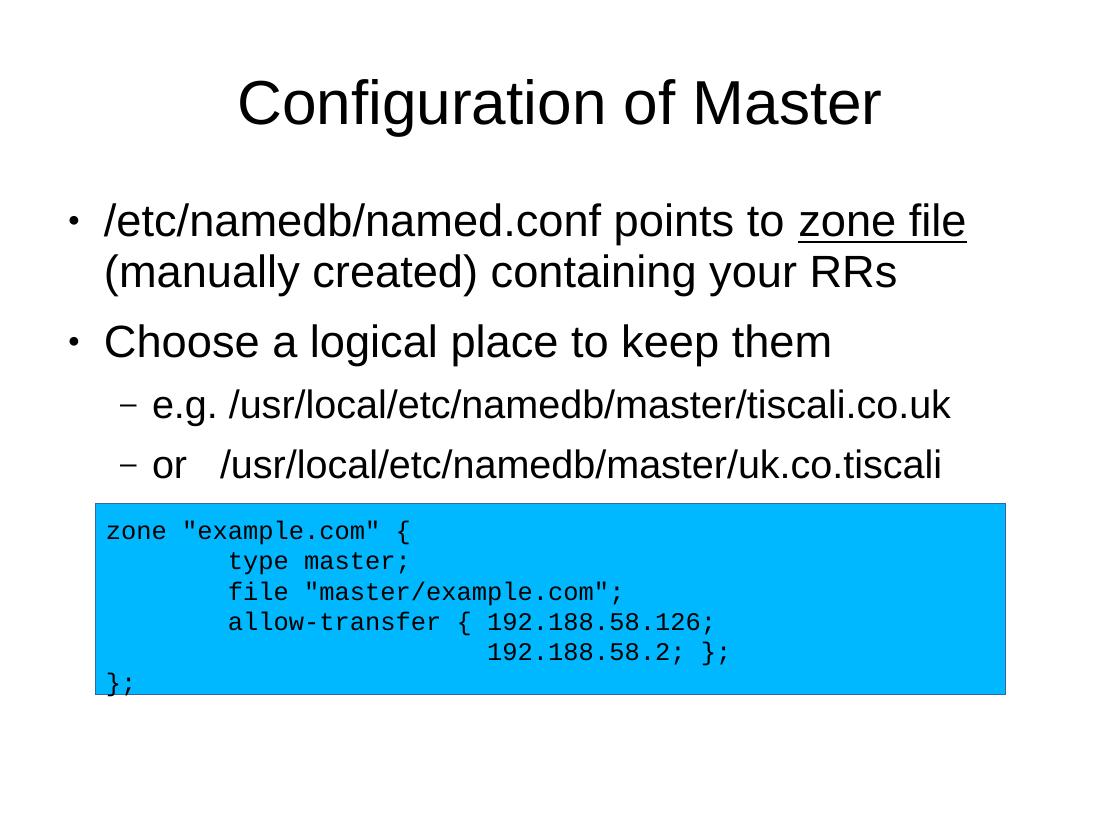
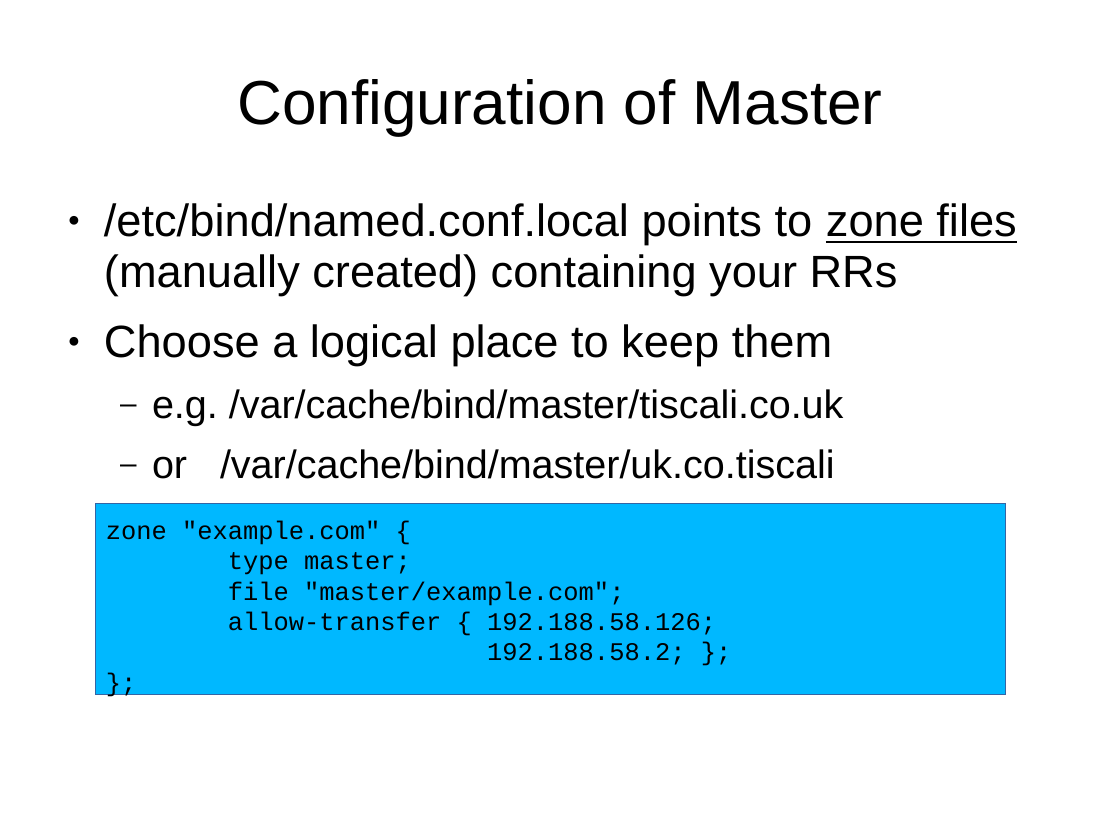
Before and after one commit to afnog/afnog.github.io, a slide deck: slide 10 of sse/dns/dns3-presentation.pptx. Drawn at 1120x840 pixels with LibreOffice and Linux fonts; fonts in the diff are those of the drawing; background and template pictures are left out. Boxes give left, top, right and bottom in pixels: in the first picture for what was removed or moved away, otherwise in the second. Text is boxed around its words. In the diff, an @@ line names an element or a change of style, - is before the commit and + after.

```diff
--- a/sse/dns/dns3-presentation.pptx
+++ b/sse/dns/dns3-presentation.pptx
@@ text at bbox=[104, 203, 1016, 295]: text changed @@
-● /etc/namedb/named.conf points to zone file (manually created) containing your RRs
+● /etc/bind/named.conf.local points to zone files (manually created) containing your RRs
@@ text at bbox=[152, 389, 844, 479]: text changed @@
-  – e.g. /usr/local/etc/namedb/master/tiscali.co.uk
-  – or /usr/local/etc/namedb/master/uk.co.tiscali
+  – e.g. /var/cache/bind/master/tiscali.co.uk
+  – or /var/cache/bind/master/uk.co.tiscali
```
Also in this commit, not shown: 2 other slides changed.
